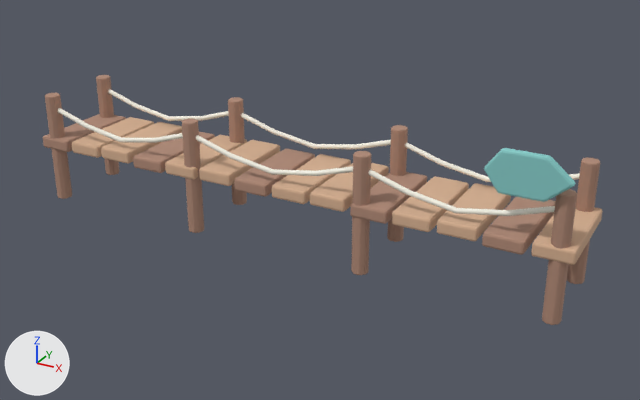
Two versions of the glTF model assets/northern/northern_fjord_dock.glb, one commit apart.
Rendered twice from a camera (50 mm lens) standing at (11.95, -20.2, 9.92) and looking at (0.77, 0.12, -0.24). The lights are fixed; the arrows at lower left show +X, +Y and +Z. The picture after the commit comes second. Vertices at exactly the same position are counted once.

The scene before the commit, as lines of its bpy script (objects in view):
```python
me_dock_fish_sign_mesh_001 = bpy.data.meshes.new('dock_fish_sign_mesh.001')
me_dock_fish_sign_mesh_001.from_pydata(...)  # 2108 vertices, 4044 faces; spans x -15.5..1.2, y -0.1..2.9, z -3.2..1.1
# faces by material slot: [164, 2524, 972, 384]
me_dock_fish_sign_mesh_001.materials.append(mat_mrn_aqua)  # cyan #86cbc8
me_dock_fish_sign_mesh_001.materials.append(mat_mrn_wood)  # beige #af8976
me_dock_fish_sign_mesh_001.materials.append(mat_mrn_wood_light)  # beige #d6af90
me_dock_fish_sign_mesh_001.materials.append(mat_mrn_cream)  # white #f8f5e7
ob_northern_fjord_dock_001 = bpy.data.objects.new('northern_fjord_dock.001', me_dock_fish_sign_mesh_001)
ob_northern_fjord_dock_001.location = (7.15, -1.45, 1.75)
```
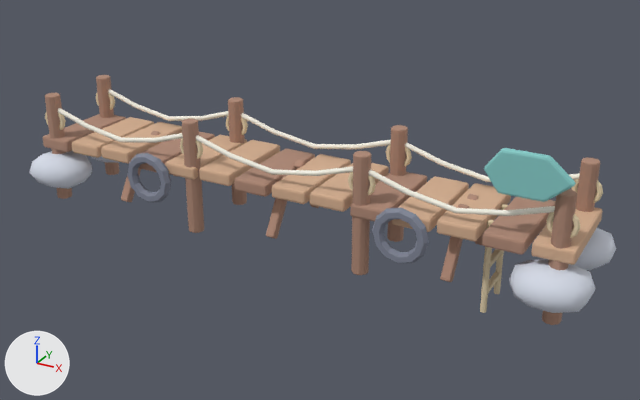
Where the newer file only moved an object's origin or applied its transform, the numbers keep the older frame.

Boxes (x1, y1, x2, y2) around the edits, measured in the pictures (640 x 400 px):
'northern_fjord_dock.001', reshaped
    before: (43, 75, 603, 325)
    after: (29, 75, 616, 325)
part 1 of me_dock_fish_sign_mesh_001, added
    after: (127, 153, 171, 202)
part 2 of me_dock_fish_sign_mesh_001, added
    after: (372, 208, 429, 263)
part 3 of me_dock_fish_sign_mesh_001, added
    after: (483, 249, 503, 269)
part 4 of me_dock_fish_sign_mesh_001, added
    after: (481, 271, 501, 295)
part 5 of me_dock_fish_sign_mesh_001, built on (mostly hidden before)
    before: (58, 92, 579, 216)
    after: (29, 90, 616, 313)

Diff of the bpy script that builds the scene:
```diff
--- a/assets/northern/northern_fjord_dock.glb.py
+++ b/assets/northern/northern_fjord_dock.glb.py
@@ mat_mrn_iron @@
+mat_mrn_iron = principled_material('MRN_iron')
+mat_mrn_iron.base_color = (0.22, 0.24, 0.31)  # grey #818697
+mat_mrn_iron.roughness = 0.88
@@ mat_mrn_stone_light @@
+mat_mrn_stone_light = principled_material('MRN_stone_light')
+mat_mrn_stone_light.base_color = (0.68, 0.72, 0.82)  # white #d7ddea
+mat_mrn_stone_light.roughness = 0.88
@@ mat_mrn_rope @@
+mat_mrn_rope = principled_material('MRN_rope')
+mat_mrn_rope.base_color = (0.78, 0.65, 0.43)  # beige #e5d3af
+mat_mrn_rope.roughness = 0.88
@@ me_dock_fish_sign_mesh_001 @@
 # used by ob_northern_fjord_dock_001; location = (7.15, -1.45, 1.75)
-me_dock_fish_sign_mesh_001.from_pydata(...)  # 2108 vertices, 4044 faces; spans x -15.5..1.2, y -0.1..2.9, z -3.2..1.1
+me_dock_fish_sign_mesh_001.from_pydata(...)  # 3724 vertices, 7216 faces; spans x -16.0..1.6, y -0.6..3.5, z -3.8..1.1
+# me_dock_fish_sign_mesh_001 part 1: a new loose piece, a torus around y (ring radius 0.62, tube radius 0.16) spanning x -11.93..-10.37, y -0.24..0.04, z -2.43..-0.87, in mat_mrn_iron (grey #818697)
+# me_dock_fish_sign_mesh_001 part 2: a new loose piece, a torus around y (ring radius 0.62, tube radius 0.16) spanning x -3.93..-2.37, y -0.24..0.04, z -2.43..-0.87, in mat_mrn_iron (grey #818697)
+# me_dock_fish_sign_mesh_001 part 3: the loose piece of 56 vertices spanning x -1.1..0.0, y 0.0..2.9, z -1.5..-1.1 is copied, and the copy is scaled about its middle by (0.132, 0.447, 0.421), then moved by (-0.6, 0.0, -1.1), in mat_mrn_rope (beige #e5d3af); it spans x -1.2..-1.1, y 0.8..2.1, z -2.5..-2.4
+# me_dock_fish_sign_mesh_001 part 4: the loose piece of 56 vertices spanning x -1.1..0.0, y 0.0..2.9, z -1.5..-1.1 is copied, and the copy is scaled about its middle by (0.132, 0.447, 0.421), then moved by (-0.6, 0.0, -1.9), in mat_mrn_rope (beige #e5d3af); it spans x -1.2..-1.1, y 0.8..2.1, z -3.3..-3.1
+# me_dock_fish_sign_mesh_001 part 5: 16 vertices moved within x -15.1..0.8, y 0.2..2.7, z -0.3; 4 vertices removed from x -4.4, y 0.5..2.8, z -3.2..0.2; 1308 vertices added at x -16.0..1.6, y -0.6..3.5, z -3.8..0.2
+# other edits to the shape of me_dock_fish_sign_mesh_001 do not show in these pictures
 me_dock_fish_sign_mesh_001.materials.append(mat_mrn_aqua)
@@ me_dock_fish_sign_mesh_001 @@
 me_dock_fish_sign_mesh_001.materials.append(mat_mrn_cream)
+me_dock_fish_sign_mesh_001.materials.append(mat_mrn_iron)  # grey #818697
+me_dock_fish_sign_mesh_001.materials.append(mat_mrn_stone_light)  # white #d7ddea
+me_dock_fish_sign_mesh_001.materials.append(mat_mrn_rope)  # beige #e5d3af
```
